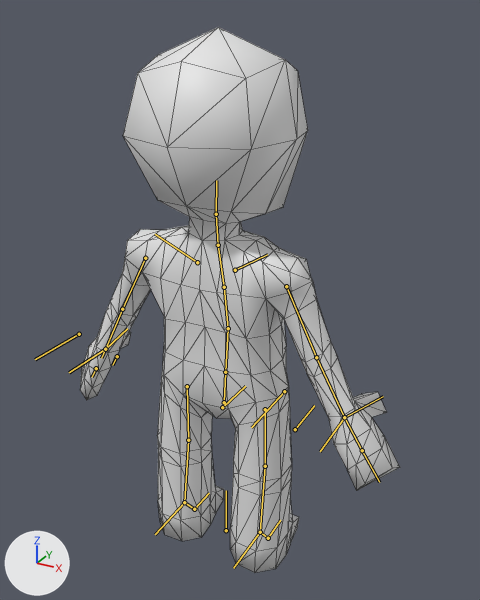
The glTF model models/onigokko_small_character.gltf as it was, and as the next commit left it.
Camera for both pictures: a 50 mm lens placed at (0.829, -1.417, 1.518), pointed at (0.016, 0.061, 0.779). Lighting does not change. The marker at lower left points along +X, +Y and +Z. The bones that bend it are drawn over the model as lines. Mesh edges are drawn as thin lines.

Names of what the first picture shows: 'body'.
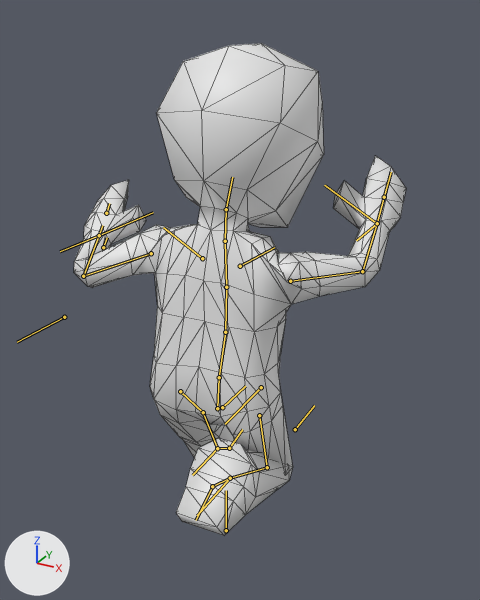
The newer file adds an action. The first version stands in its rest pose; the second is drawn at frame 0 of the action 'Fall'.

Location of each change, (x1, y1, x2, y2) in pixels of the pictures (480 x 600 px):
'body', posed (10% shorter): before (80, 27, 400, 573); after (74, 43, 406, 535)
bone 'spine.001', root to tip: before (224, 402) to (225, 372); after (217, 408) to (219, 377)
bone 'leg.l.001', root to tip: before (187, 386) to (188, 440); after (180, 391) to (203, 412)
bone 'leg.l.002', root to tip: before (188, 440) to (184, 502); after (203, 412) to (217, 448)
bone 'foot.l.001', root to tip: before (184, 502) to (194, 509); after (217, 448) to (229, 448)
bone 'spine.002', root to tip: before (225, 372) to (228, 328); after (219, 377) to (225, 332)
bone 'head', root to tip: before (216, 214) to (216, 180); after (226, 209) to (232, 177)
bone 'arm.l.001', root to tip: before (145, 258) to (122, 309); after (151, 253) to (83, 276)
bone 'arm.l.002', root to tip: before (122, 309) to (105, 349); after (83, 276) to (99, 235)
bone 'arm.r.001', root to tip: before (286, 286) to (316, 357); after (290, 281) to (362, 271)
bone 'arm.r.002', root to tip: before (316, 357) to (344, 417); after (362, 271) to (377, 223)
bone 'leg.r.001', root to tip: before (265, 409) to (265, 466); after (259, 415) to (267, 467)
bone 'leg.r.002', root to tip: before (265, 466) to (260, 532); after (267, 467) to (230, 478)
bone 'foot.r.001', root to tip: before (260, 532) to (268, 538); after (230, 478) to (212, 486)

Edits to the bpy script that builds the scene:
```text
Change bone_spine_001:
    where bone_spine_001 = bpy.data.objects['Armature'].pose.bones['spine.001']  # child of 'root'
    bone_spine_001.location: (0.0, 0.0, 0.0) -> (0.0, -0.004, -0.034)
Change bone_leg_l_001:
    where bone_leg_l_001 = bpy.data.objects['Armature'].pose.bones['leg.l.001']  # child of 'spine.001'
    bone_leg_l_001.rotation_quaternion: (1.0, 0.0, 0.0, 0.0) -> (0.938, 0.346, -0.002, 0.02)  # degrees (0, 0, 0) -> degrees (40, -1, 2)
Change bone_leg_l_002:
    where bone_leg_l_002 = bpy.data.objects['Armature'].pose.bones['leg.l.002']  # child of 'leg.l.001'
    bone_leg_l_002.rotation_quaternion: (1.0, 0.0, 0.0, 0.0) -> (0.998, -0.06, 0.0, -0.003)  # degrees (0, 0, 0) -> degrees (-7, 0, 0)
Change bone_foot_l_001:
    where bone_foot_l_001 = bpy.data.objects['Armature'].pose.bones['foot.l.001']  # child of 'leg.l.002'
    bone_foot_l_001.rotation_quaternion: (1.0, 0.0, 0.0, 0.0) -> (0.991, -0.125, 0.03, -0.023)  # degrees (0, 0, 0) -> degrees (-14, 3, -3)
Change bone_spine_002:
    where bone_spine_002 = bpy.data.objects['Armature'].pose.bones['spine.002']  # child of 'spine.001'
    bone_spine_002.rotation_quaternion: (1.0, 0.0, 0.0, 0.0) -> (0.996, 0.089, 0.0, 0.0)  # degrees (0, 0, 0) -> degrees (10, 0, 0)
Change bone_head:
    where bone_head = bpy.data.objects['Armature'].pose.bones['head']  # child of 'neck'
    bone_head.rotation_quaternion: (1.0, 0.0, 0.0, 0.0) -> (0.994, 0.109, 0.0, 0.0)  # degrees (0, 0, 0) -> degrees (13, 0, 0)
Change bone_arm_l_001:
    where bone_arm_l_001 = bpy.data.objects['Armature'].pose.bones['arm.l.001']  # child of 'spine.003'
    bone_arm_l_001.rotation_quaternion: (1.0, 0.0, 0.0, 0.0) -> (0.814, -0.168, -0.42, 0.365)  # degrees (0, 0, 0) -> degrees (-44, -34, 63)
Change bone_arm_l_002:
    where bone_arm_l_002 = bpy.data.objects['Armature'].pose.bones['arm.l.002']  # child of 'arm.l.001'
    bone_arm_l_002.rotation_quaternion: (1.0, 0.0, 0.0, 0.0) -> (0.578, 0.816, 0.0, 0.0)  # degrees (0, 0, 0) -> degrees (109, 0, 0)
Change bone_arm_r_001:
    where bone_arm_r_001 = bpy.data.objects['Armature'].pose.bones['arm.r.001']  # child of 'spine.003'
    bone_arm_r_001.rotation_quaternion: (1.0, 0.0, 0.0, 0.0) -> (0.761, 0.505, 0.111, -0.391)  # degrees (0, 0, 0) -> degrees (56, 34, -36)
Change bone_arm_r_002:
    where bone_arm_r_002 = bpy.data.objects['Armature'].pose.bones['arm.r.002']  # child of 'arm.r.001'
    bone_arm_r_002.rotation_quaternion: (1.0, 0.0, 0.0, 0.0) -> (0.892, 0.453, 0.0, 0.0)  # degrees (0, 0, 0) -> degrees (54, 0, 0)
Change bone_leg_r_001:
    where bone_leg_r_001 = bpy.data.objects['Armature'].pose.bones['leg.r.001']  # child of 'spine.001'
    bone_leg_r_001.rotation_quaternion: (1.0, 0.0, 0.0, 0.0) -> (0.997, 0.071, 0.003, -0.027)  # degrees (0, 0, 0) -> degrees (8, 1, -3)
Change bone_leg_r_002:
    where bone_leg_r_002 = bpy.data.objects['Armature'].pose.bones['leg.r.002']  # child of 'leg.r.001'
    bone_leg_r_002.rotation_quaternion: (1.0, 0.0, 0.0, 0.0) -> (0.531, -0.846, 0.0, 0.041)  # degrees (0, 0, 0) -> degrees (-116, 4, 2)
Change bone_foot_r_001:
    where bone_foot_r_001 = bpy.data.objects['Armature'].pose.bones['foot.r.001']  # child of 'leg.r.002'
    bone_foot_r_001.rotation_quaternion: (1.0, 0.0, 0.0, 0.0) -> (0.93, -0.368, -0.012, 0.005)  # degrees (0, 0, 0) -> degrees (-43, -1, 1)
```
